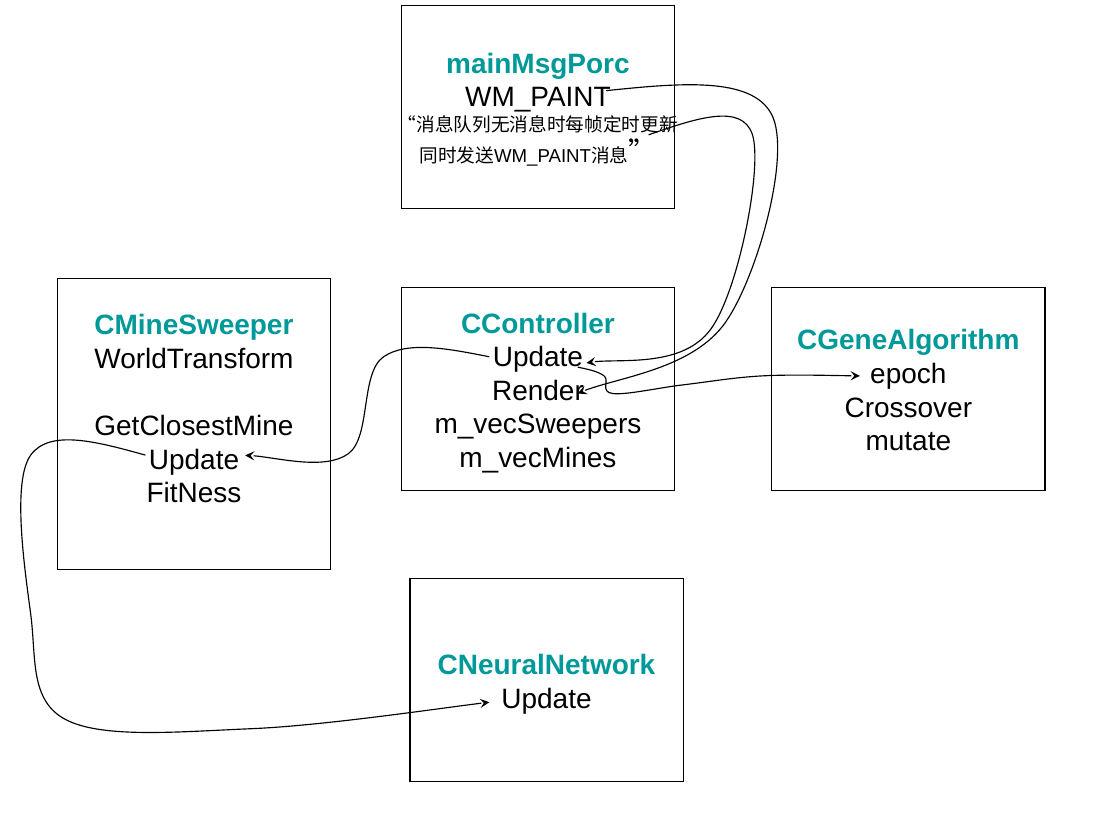
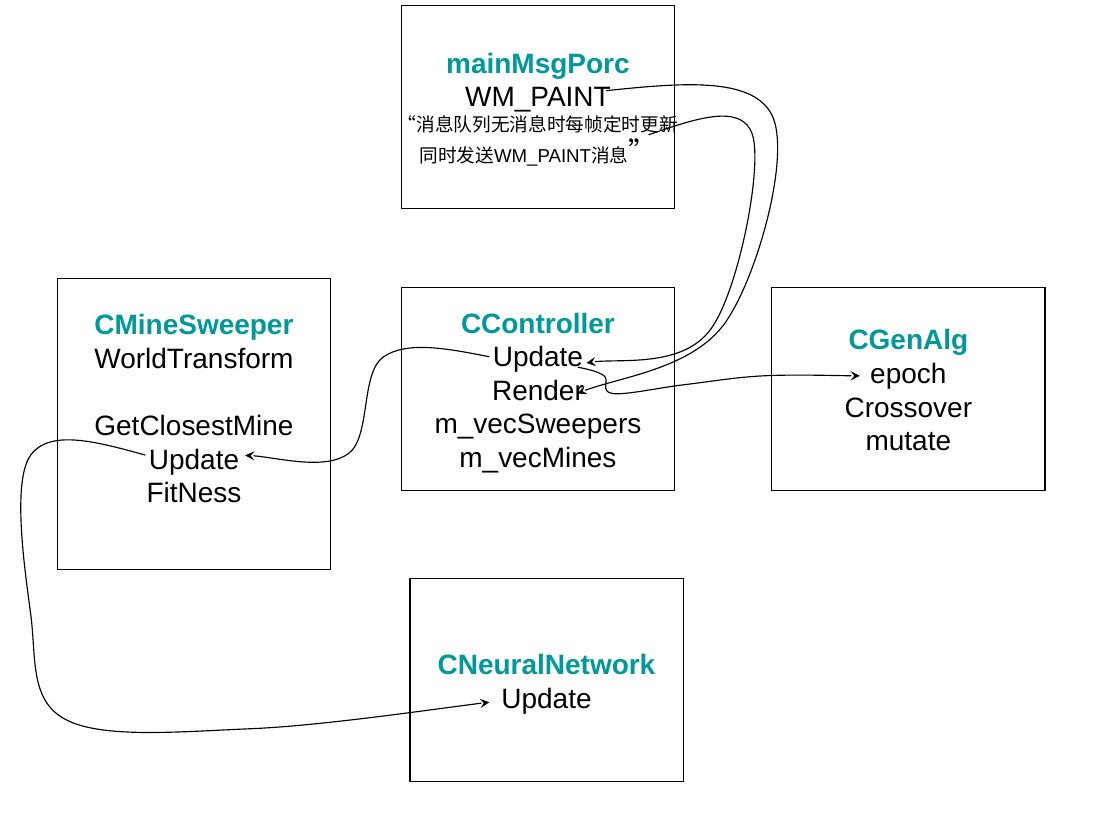
Before and after one commit to msjobzhou/AINotes, a slide deck: slide 1 of AISweeperStructureDiagram.ppt. Drawn at 1120x840 pixels with LibreOffice and Linux fonts; fonts in the diff are those of the drawing. Boxes give left, top, right and bottom in pixels: in the first picture for what was removed or moved away, otherwise in the second. Text is boxed around its words. In the diff, an @@ line names an element or a change of style, - is before the commit and + after.

```diff
--- a/AISweeperStructureDiagram.ppt
+++ b/AISweeperStructureDiagram.ppt
@@ text in rectangle at bbox=[849, 328, 969, 355]: text changed @@
-CGeneAlgorithm
+CGenAlg
```
Also in this commit, not shown: 1 other slide changed, 1 slide added.
